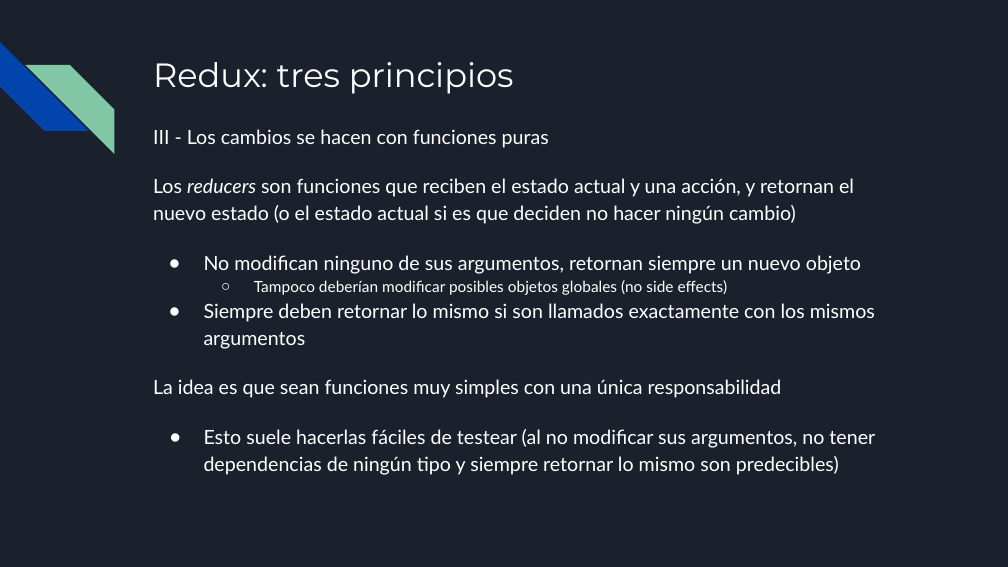
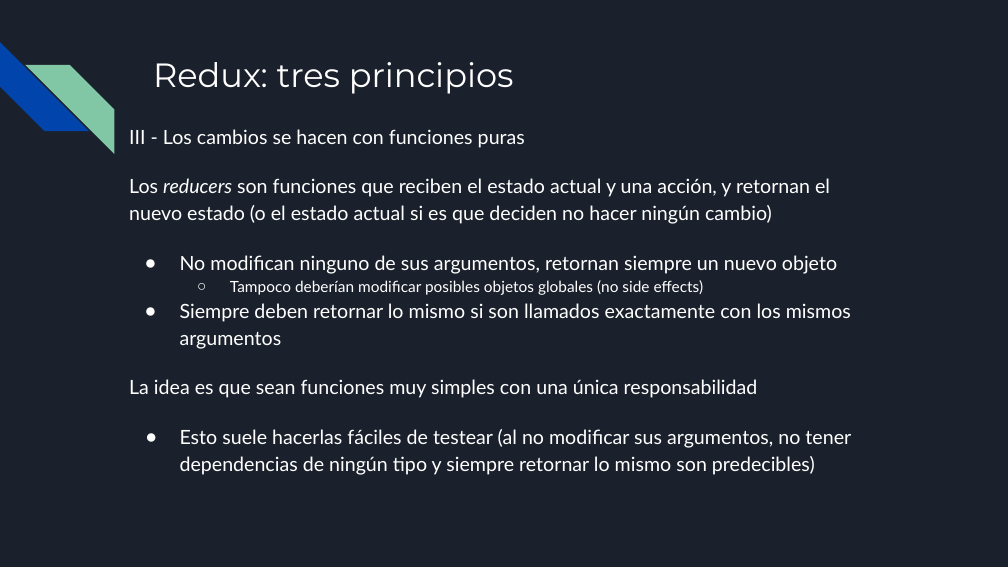
Before and after one commit to francisco-pinchentti/react-basics, a slide deck: slide 20 of docs/React.odp. Drawn at 1008x567 pixels with LibreOffice and Linux fonts; fonts in the diff are those of the drawing. Boxes give left, top, right and bottom in pixels: in the first picture for what was removed or moved away, otherwise in the second. Text is boxed around its words. In the diff, an @@ line names an element or a change of style, - is before the commit and + after.

```diff
--- a/docs/React.odp
+++ b/docs/React.odp
@@ text "III - Los cambios se ..." moved from (x1=153, y1=129, x2=875, y2=475) to (x1=129, y1=129, x2=851, y2=475) @@
```
Also in this commit, not shown: 3 other slides changed.
